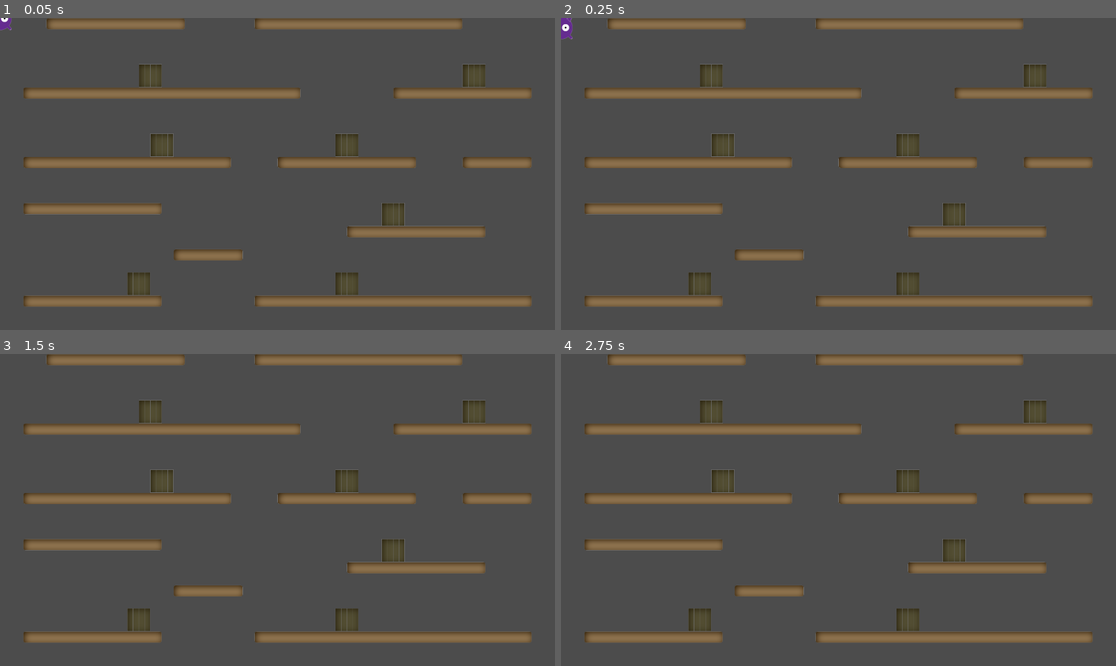
Above: before the commit, frames 1-4 (two rows, left to right).
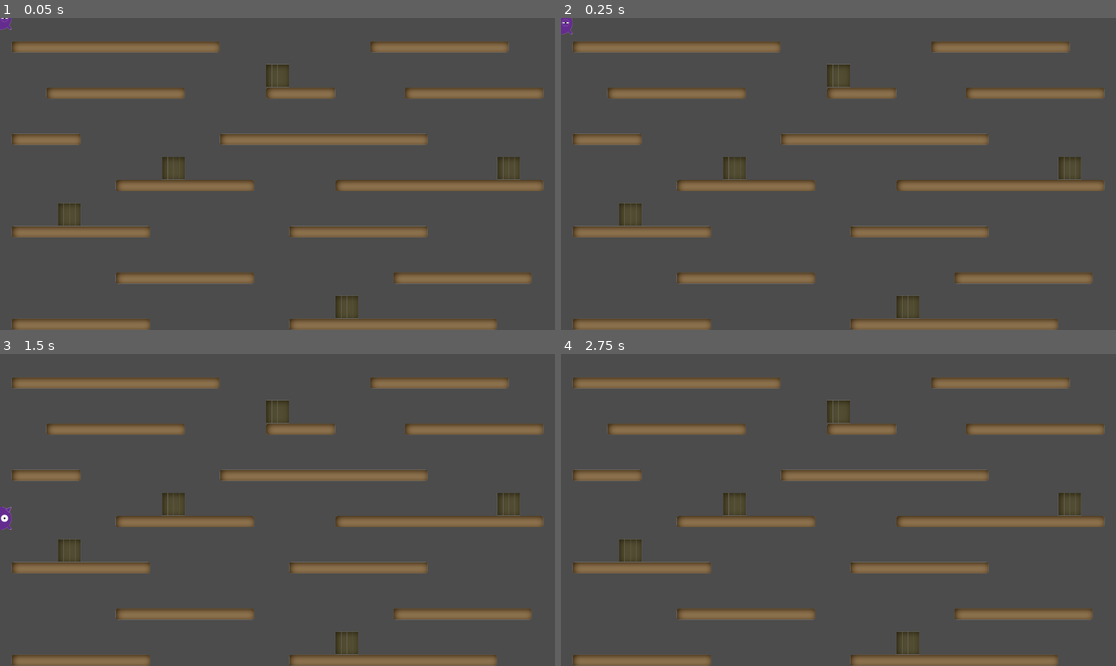
Above: after the commit, the same moments.

Repository: Dragon-R/CatCoin
Game: Godot game, scene res://World.tscn
Same seed, same stepped clock (60 frames per second), same inputs: the game is played once before the commit and once after it. The project has no main scene, so this scene is started directly.
Inputs:
- Up to frame 1 (0.05 s): no input
- Up to frame 2 (0.25 s): no input
- Up to frame 3 (1.5 s): hold W (ui_w) 0.53-1.28 s; tap W (ui_w) at 1.35 s
- Up to frame 4 (2.75 s): hold W (ui_w) from 2.03 s (still down)

The runs differ from the first frame. In frame 1, 24% of the frame differs, in the area x 0-98%, y 0-100%; in frame 2, 24%; in frame 3, 24%; in frame 4, 24%.

Commit message:
world changed

Diff:
--- a/Player.gd
+++ b/Player.gd
@@ -1,6 +1,6 @@
 extends KinematicBody2D
 
-const gravity = 1000
+const gravity = 500
 
 var PlayerName = "Cat"
 var hp = 100
@@ -34,7 +34,7 @@
 	if(!is_on_floor()):
 		velocity.y += gravity * delta
 	elif(Input.is_action_pressed("ui_w")):
-		velocity.y = -600
+		velocity.y = -400
 
 
 func animation():
--- a/Player.tscn
+++ b/Player.tscn
@@ -23,14 +23,14 @@
 "name": "stop",
 "speed": 1.0
 }, {
+"frames": [ ExtResource( 4 ) ],
+"loop": true,
+"name": "down",
+"speed": 5.0
+}, {
 "frames": [ ExtResource( 7 ), ExtResource( 1 ) ],
 "loop": true,
 "name": "walk",
-"speed": 5.0
-}, {
-"frames": [ ExtResource( 4 ) ],
-"loop": true,
-"name": "down",
 "speed": 5.0
 } ]
 
@@ -43,6 +43,8 @@
 [node name="AnimatedSprite" type="AnimatedSprite" parent="."]
 frames = SubResource( 2 )
 animation = "stop"
+frame = 1
+playing = true
 
 [node name="RayCasts" type="Node2D" parent="."]
 
--- a/World.tscn
+++ b/World.tscn
@@ -9,6 +9,6 @@
 tile_set = ExtResource( 1 )
 cell_size = Vector2( 40, 40 )
 format = 1
-tile_data = PoolIntArray( 4, 2, 0, 22, 3, 0, 262156, 0, 0, 262184, 0, 0, 393218, 4, 0, 393250, 2, 0, 655373, 0, 0, 655389, 0, 0, 786434, 3, 0, 786456, 2, 0, 786472, 1, 0, 1048578, 2, 0, 1048609, 0, 0, 1179678, 2, 0, 1310735, 1, 0, 1441803, 0, 0, 1441821, 0, 0, 1572866, 2, 0, 1572886, 4, 0 )
+tile_data = PoolIntArray( 131073, 3, 0, 131104, 2, 0, 262167, 0, 0, 393220, 2, 0, 393239, 1, 0, 393251, 2, 0, 655361, 1, 0, 655379, 3, 0, 786446, 0, 0, 786475, 0, 0, 917514, 2, 0, 917533, 3, 0, 1048581, 0, 0, 1179649, 2, 0, 1179673, 2, 0, 1441802, 2, 0, 1441826, 2, 0, 1572893, 0, 0, 1703937, 2, 0, 1703961, 3, 0 )
 
 [node name="Player" parent="." instance=ExtResource( 2 )]
